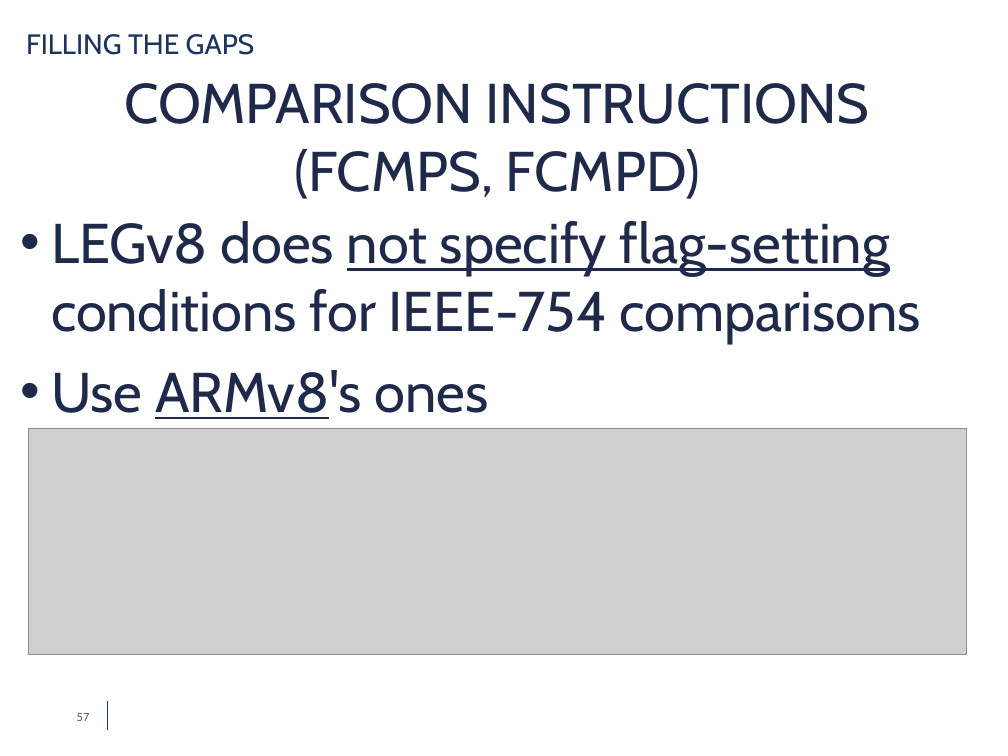
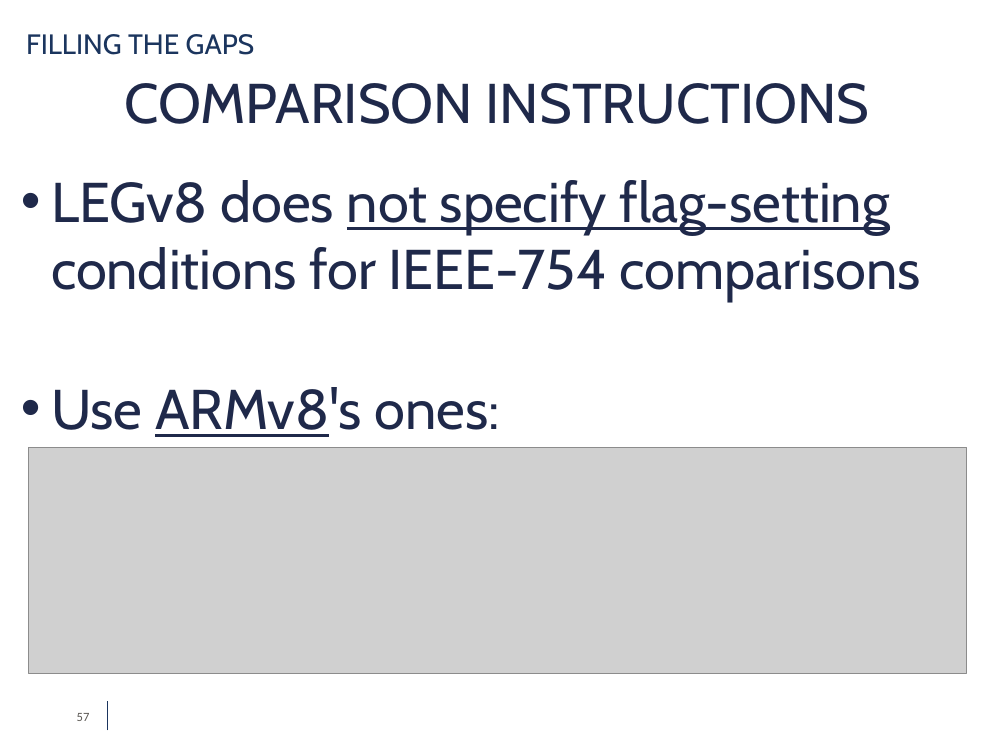
Before and after one commit to simdeistud/bachelors-thesis, a slide deck: slide 57 of SlidesDeiana4_3 -ABRIDGED.pptx. Drawn at 1008x756 pixels with LibreOffice and Linux fonts; fonts in the diff are those of the drawing; grey boxes stand for pictures; background and template pictures are left out. Boxes give left, top, right and bottom in pixels: in the first picture for what was removed or moved away, otherwise in the second. Text is boxed around its words. In the diff, an @@ line names an element or a change of style, - is before the commit and + after.

```diff
--- a/SlidesDeiana4_3 -ABRIDGED.pptx
+++ b/SlidesDeiana4_3 -ABRIDGED.pptx
@@ text at [294,149,700,199]: paragraph removed @@
-(FCMPS, FCMPD)
@@ text "LEGv8 does not specify flag-setting ...": place and size @@
-text "LEGv8 does not specify flag-setting ..." at [51,221,921,419]
+text "LEGv8 does not specify flag-setting ..." at [51,180,921,437]
@@ text at [51,387,499,437]: text changed @@
-• Use ARMv8's ones
+• Use ARMv8's ones:
@@ picture: place and size @@
-picture at [28,428,967,654]
+picture at [28,448,967,673]
```
Also in this commit, not shown: 16 other slides changed, 4 slides added, 4 slides removed, 1 other file.
